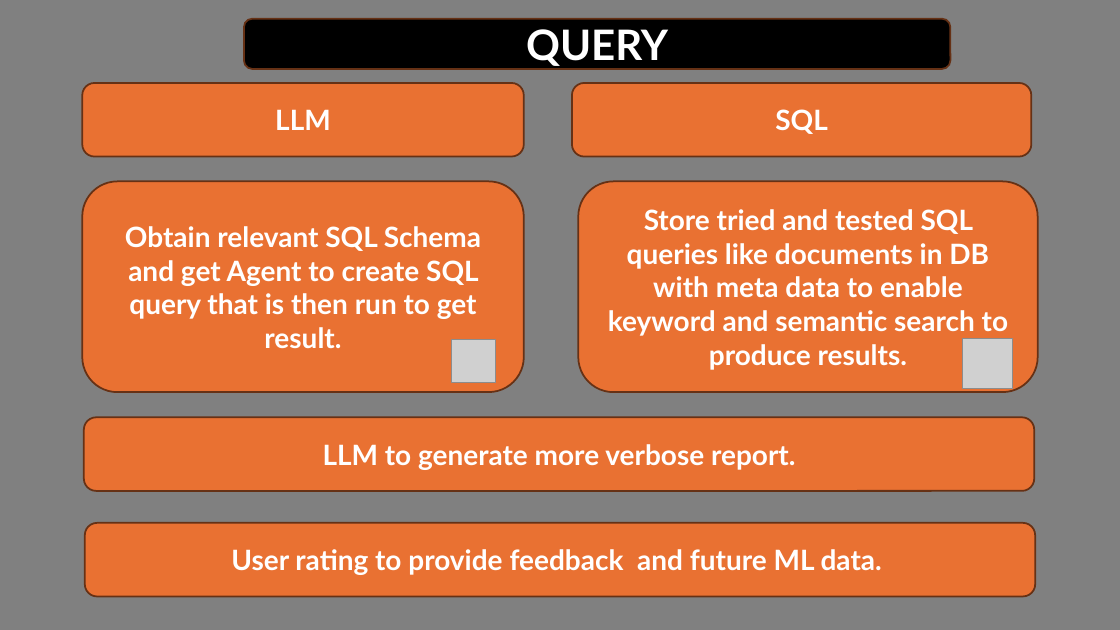
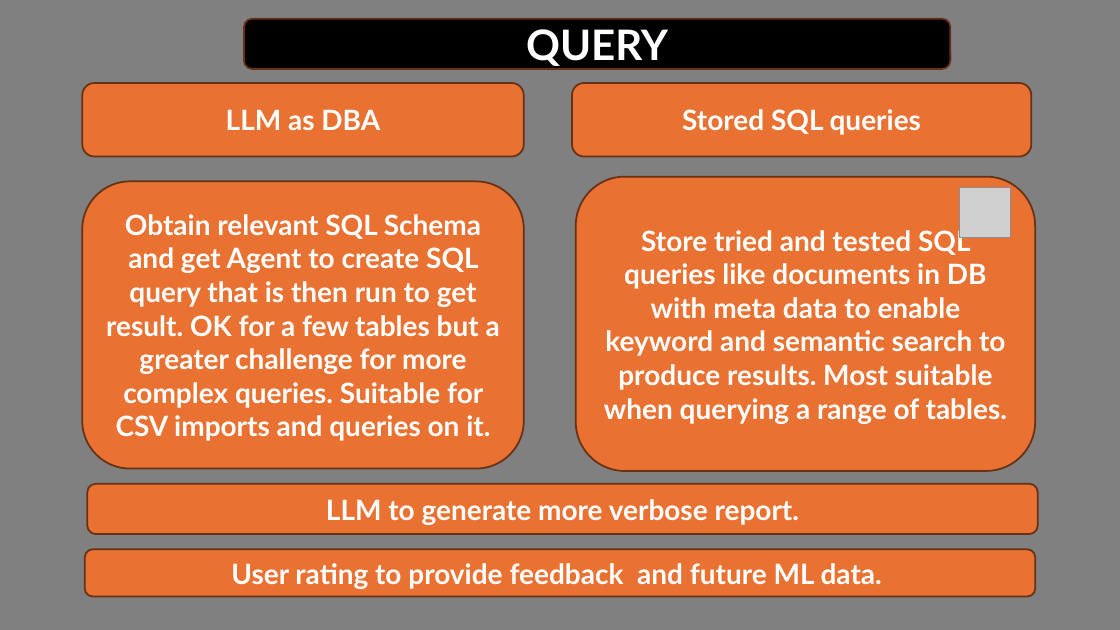
Before and after one commit to Python-Test-Engineer/AI-KB-BOOK, a slide deck: slide 7 of ai-agents.pptx. Drawn at 1120x630 pixels with LibreOffice and Linux fonts; fonts in the diff are those of the drawing; grey boxes stand for pictures. Boxes give left, top, right and bottom in pixels: in the first picture for what was removed or moved away, otherwise in the second. Text is boxed around its words. In the diff, an @@ line names an element or a change of style, - is before the commit and + after.

```diff
--- a/ai-agents.pptx
+++ b/ai-agents.pptx
@@ text in rounded rectangle at bbox=[226, 109, 380, 130]: text changed @@
-LLM
+LLM as DBA
@@ text in rounded rectangle at bbox=[682, 109, 921, 135]: text changed @@
-SQL
+Stored SQL queries
@@ rounded rectangle "Store tried and tested SQL ...": place and size @@
-rounded rectangle "Store tried and tested SQL ..." at bbox=[578, 181, 1038, 392]
+rounded rectangle "Store tried and tested SQL ..." at bbox=[576, 176, 1035, 471]
@@ rounded rectangle "Obtain relevant SQL Schema and ...": place and size @@
-rounded rectangle "Obtain relevant SQL Schema and ..." at bbox=[82, 181, 524, 392]
+rounded rectangle "Obtain relevant SQL Schema and ..." at bbox=[82, 181, 524, 469]
@@ picture: place and size @@
-picture at bbox=[963, 339, 1013, 389]
+picture at bbox=[960, 187, 1011, 238]
@@ text in rounded rectangle at bbox=[106, 214, 500, 441]: text changed @@
-Obtain relevant SQL Schema and get Agent to create SQL query that is then run to get result.
+Obtain relevant SQL Schema and get Agent to create SQL query that is then run to get result. OK for a few tables but a greater challenge for more complex queries. Suitable for CSV imports and queries on it.
@@ text in rounded rectangle at bbox=[604, 226, 1007, 424]: text changed @@
-Store tried and tested SQL queries like documents in DB with meta data to enable keyword and semantic search to produce results.
+Store tried and tested SQL queries like documents in DB with meta data to enable keyword and semantic search to produce results. Most suitable when querying a range of tables.
@@ picture removed at bbox=[452, 339, 496, 383] @@
@@ rounded rectangle "LLM to generate more verbose ...": place and size @@
-rounded rectangle "LLM to generate more verbose ..." at bbox=[84, 418, 1034, 492]
+rounded rectangle "LLM to generate more verbose ..." at bbox=[87, 484, 1038, 534]
@@ rounded rectangle "User rating to provide feedback ...": place and size @@
-rounded rectangle "User rating to provide feedback ..." at bbox=[85, 523, 1035, 597]
+rounded rectangle "User rating to provide feedback ..." at bbox=[85, 549, 1035, 597]
```
Also in this commit, not shown: 1 other slide changed, 2 other files.
